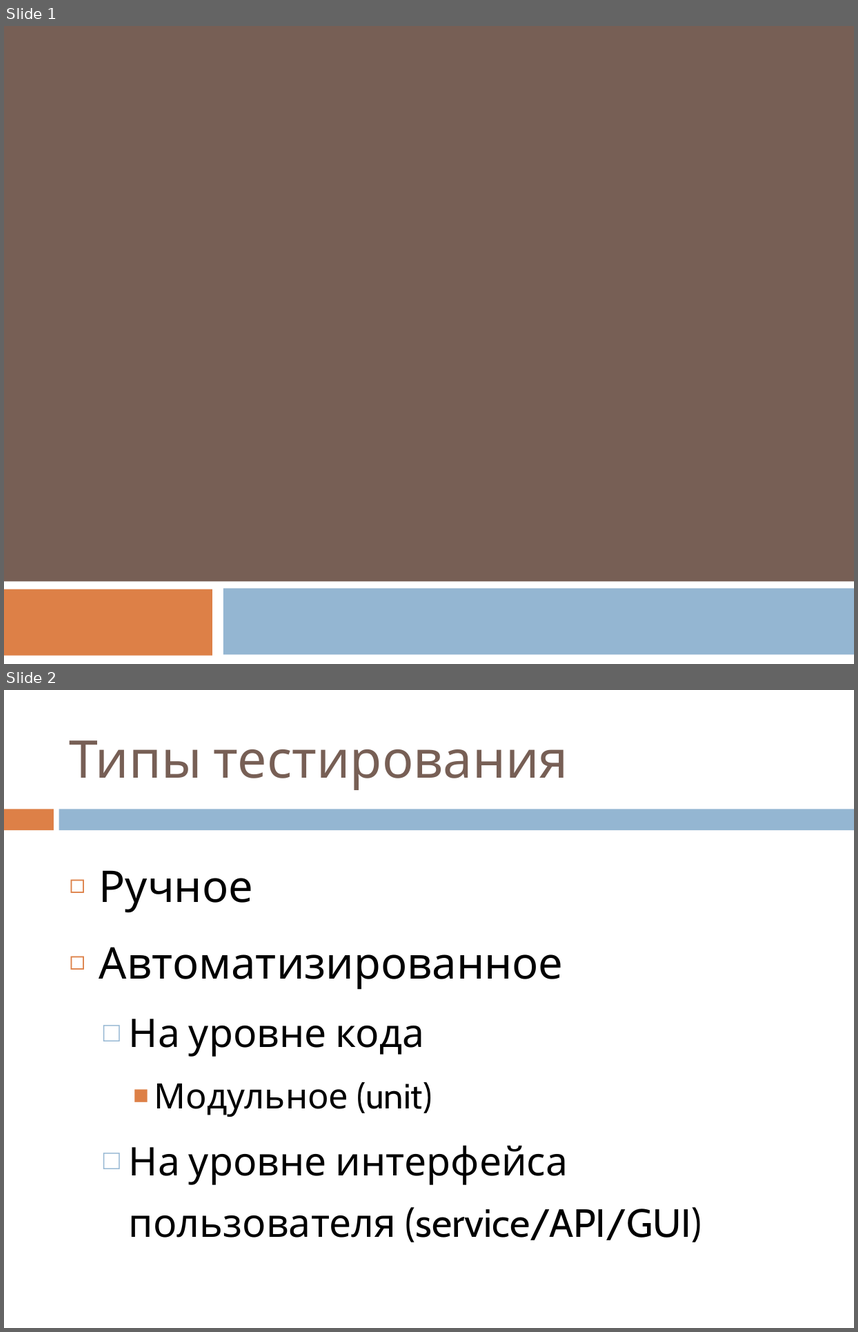
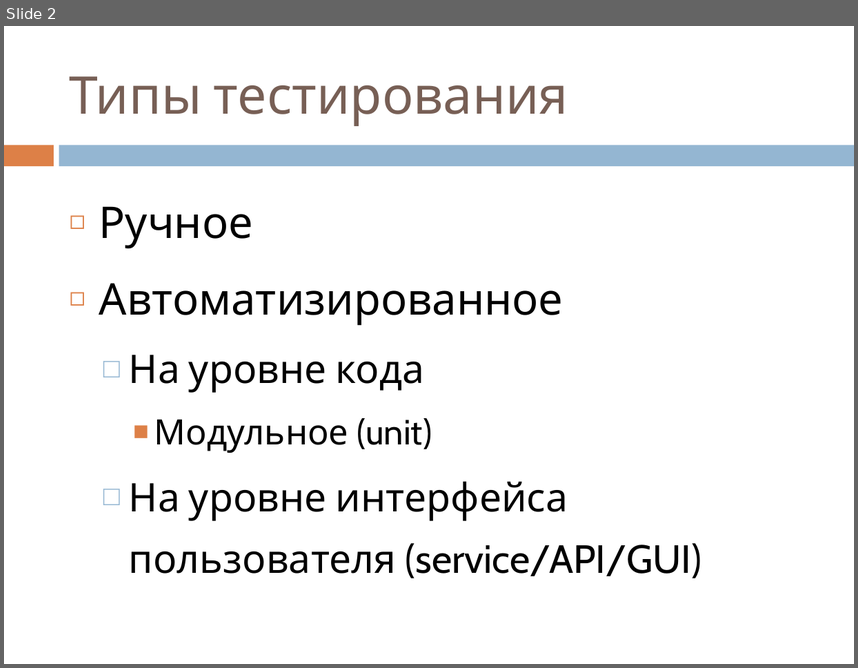
Before and after one commit to vitali-kviatkouski/personal, a slide deck: MiniQ/Testing/Testing.pptx. Shown one above the other, each under a label of ours: slides 1 and 2 before the commit, slide 2 after it. The pictures are 858x1332 and 858x668 pixels, drawn with LibreOffice and Linux fonts; fonts in the diff are those of the drawing. Boxes give left, top, right and bottom in pixels: in the first picture for what was removed or moved away, otherwise in the second. Text is boxed around its words. In the diff, an @@ line names an element or a change of style, - is before the commit and + after.

```diff
--- a/MiniQ/Testing/Testing.pptx
+++ b/MiniQ/Testing/Testing.pptx
@@ slide 1 removed at bbox=[4, 26, 854, 664], background #775F55 @@
@@ rectangle removed at bbox=[4, 581, 854, 664] @@
@@ rectangle removed at bbox=[4, 589, 212, 655] @@
@@ rectangle removed at bbox=[223, 588, 854, 654] @@
```
Also in this commit, not shown: 3 slides changed, 1 slide added.
